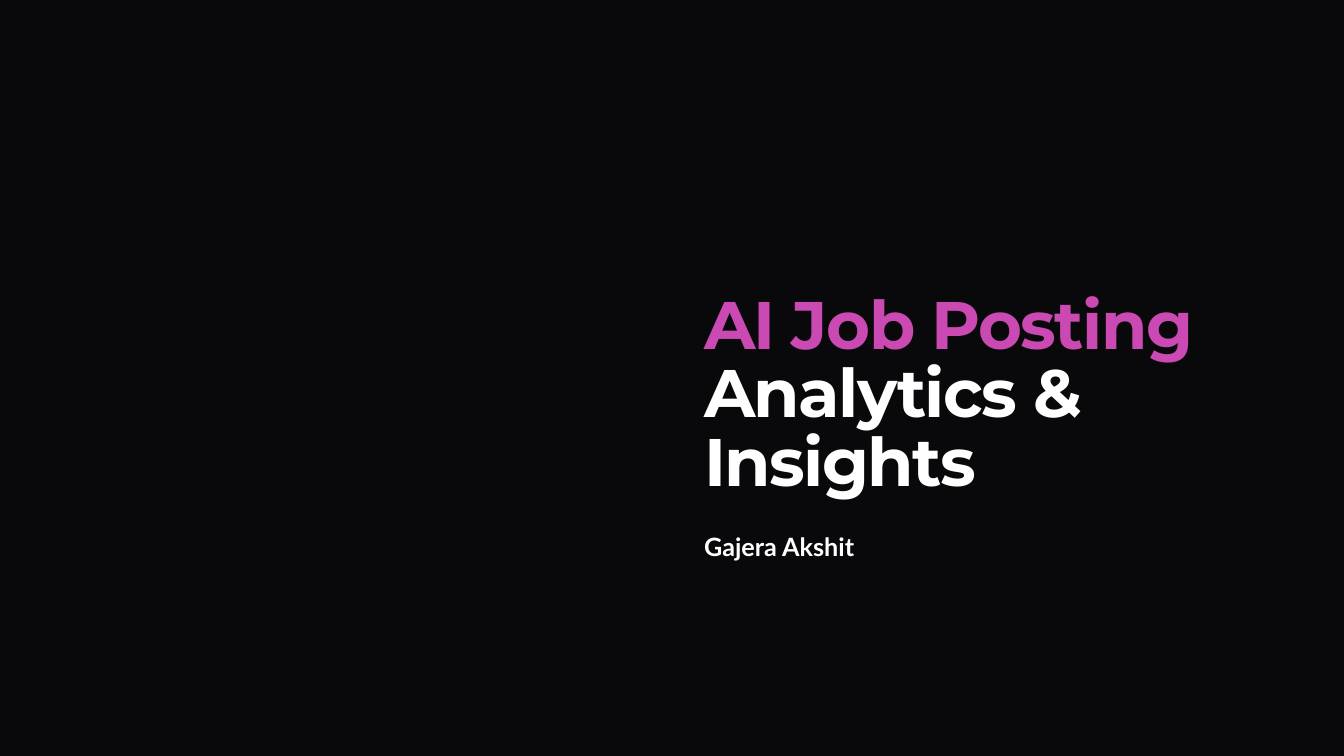
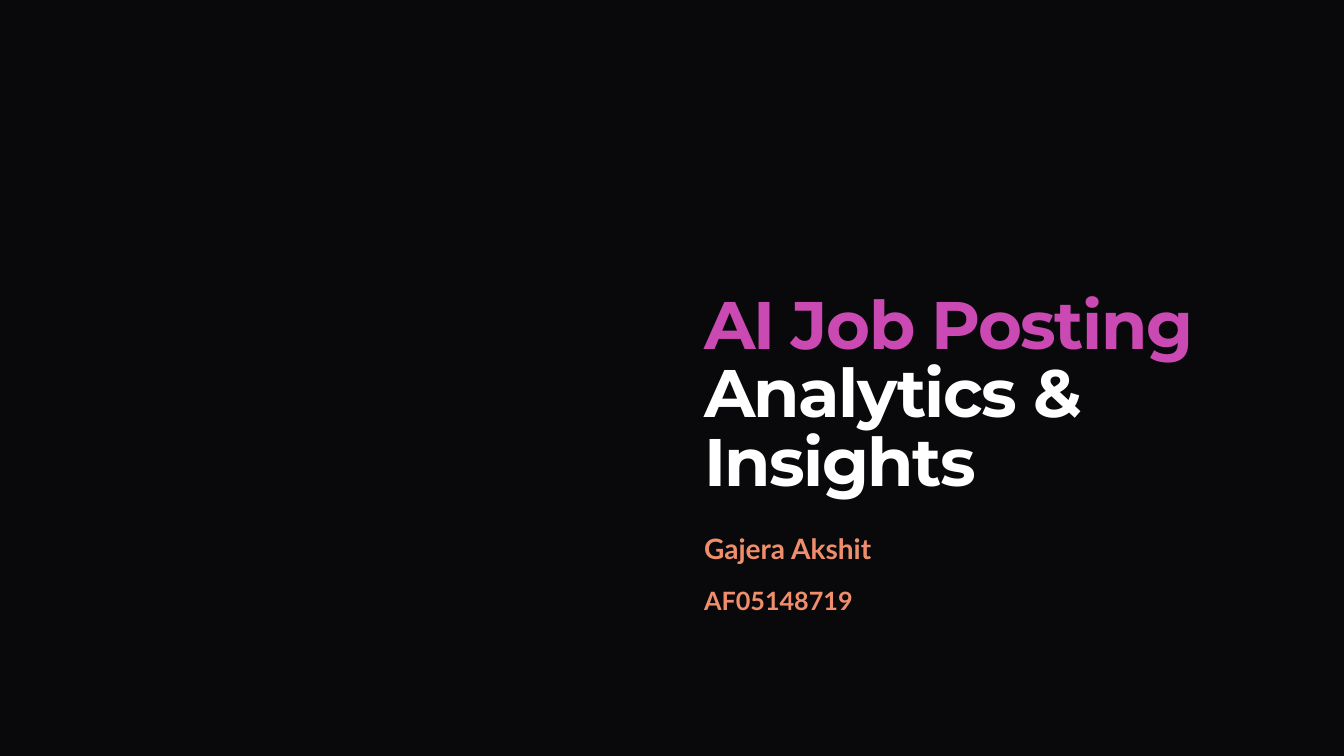
Before and after one commit to AkshitGajera/AF05148719-GajeraAkshit-AIJobPostingAnalytics-Insights, a slide deck: slide 1 of AI Job Posting Analytics & Insights.pptx. Drawn at 1344x756 pixels with LibreOffice and Linux fonts; fonts in the diff are those of the drawing; background and template pictures are left out. Boxes give left, top, right and bottom in pixels: in the first picture for what was removed or moved away, otherwise in the second. Text is boxed around its words. In the diff, an @@ line names an element or a change of style, - is before the commit and + after.

```diff
--- a/AI Job Posting Analytics & Insights.pptx
+++ b/AI Job Posting Analytics & Insights.pptx
@@ subtitle at <box>704,538,871,564</box>: size 18 to 20 pt, text colour #FFFFFF to #F08E6B in "Gajera Akshit" @@
@@ subtitle at <box>704,591,853,611</box>: paragraph added @@
+AF05148719
```
